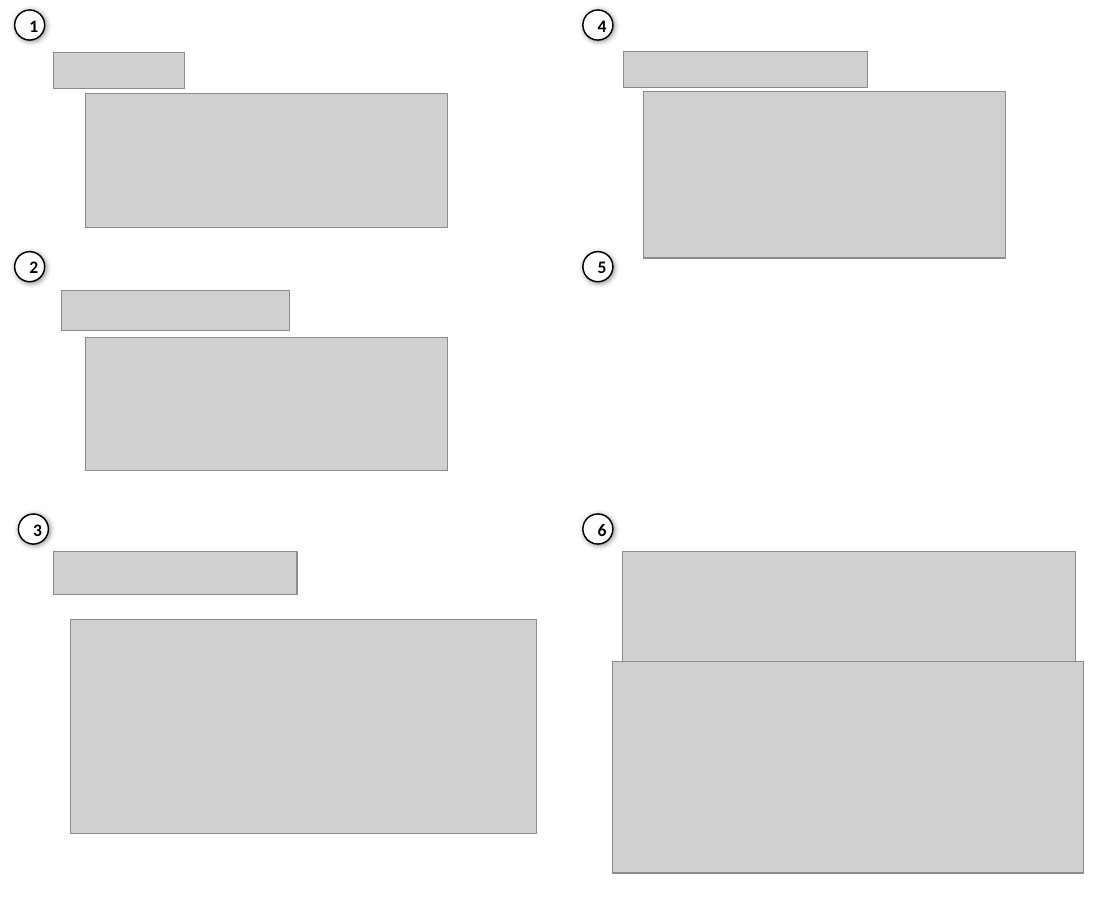
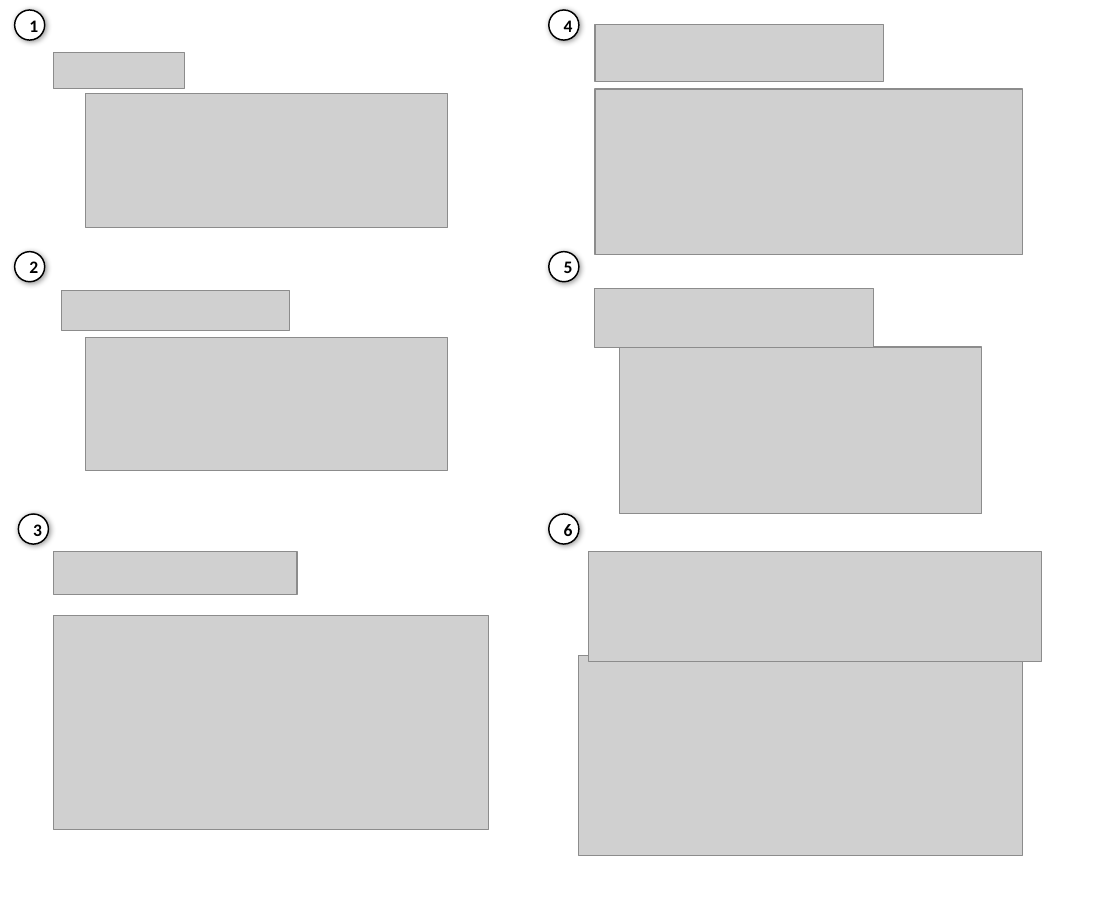
Before and after one commit to the-gamma/thegamma-publications, a slide deck: slide 1 of wip-design/figures/thegamma-more.pptx. Drawn at 1120x913 pixels with LibreOffice and Linux fonts; fonts in the diff are those of the drawing; grey boxes stand for pictures. Boxes give left, top, right and bottom in pixels: in the first picture for what was removed or moved away, otherwise in the second. Text is boxed around its words. In the diff, an @@ line names an element or a change of style, - is before the commit and + after.

```diff
--- a/wip-design/figures/thegamma-more.pptx
+++ b/wip-design/figures/thegamma-more.pptx
@@ picture added at <box>595,24,884,81</box> @@
@@ picture removed at <box>623,52,867,87</box> @@
@@ picture added at <box>595,89,1022,254</box> @@
@@ picture added at <box>595,288,875,348</box> @@
@@ picture: place and size @@
-picture at <box>644,91,1006,257</box>
+picture at <box>620,347,982,513</box>
@@ 3 ellipses, 1 picture: place and size @@
-3 ellipses, 1 picture at <box>583,9,1076,661</box>
+3 ellipses, 1 picture at <box>549,9,1041,661</box>
@@ picture: place and size @@
-picture at <box>71,620,536,833</box>
+picture at <box>54,615,489,829</box>
@@ picture: place and size @@
-picture at <box>613,661,1083,872</box>
+picture at <box>578,655,1022,854</box>
```
Also in this commit, not shown: 3 other files.
